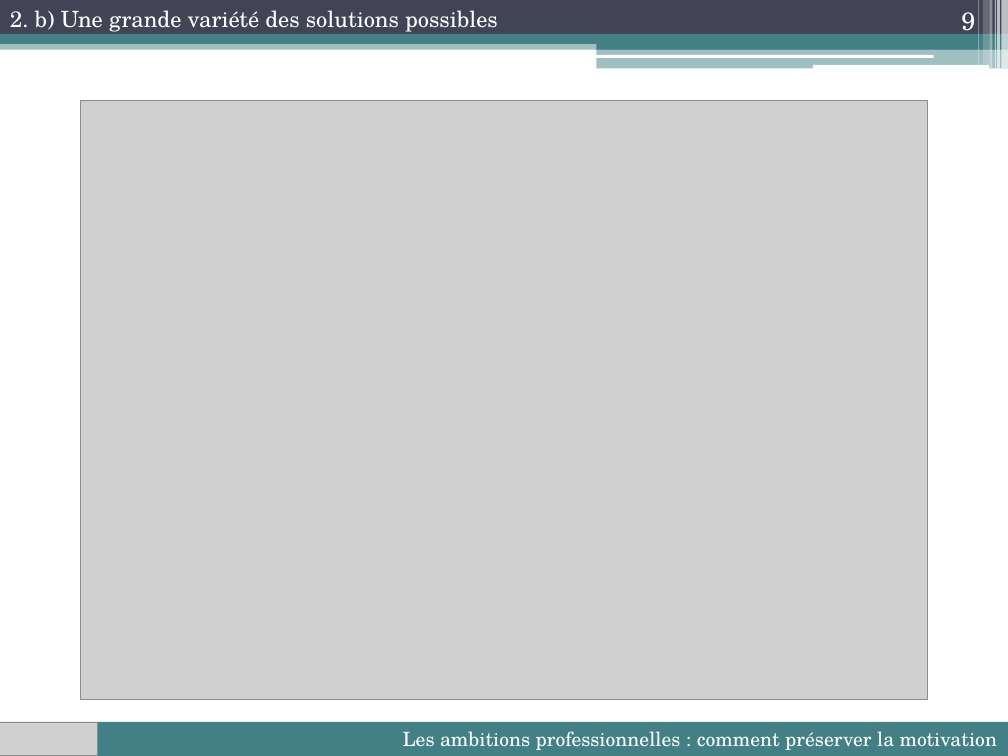
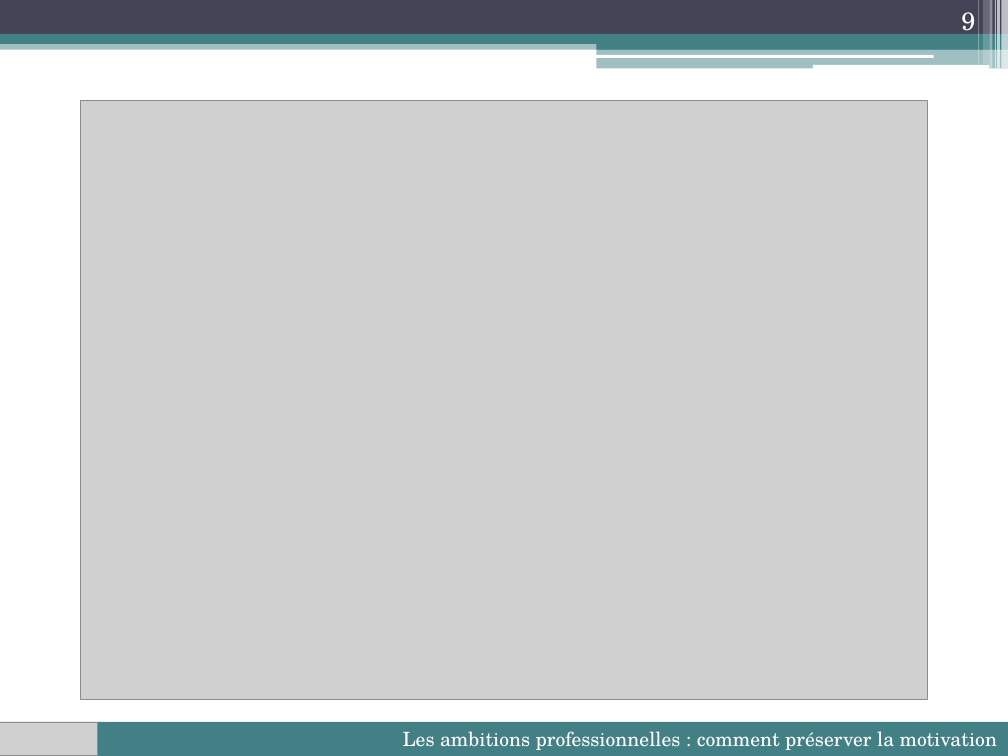
Before and after one commit to lioubouchkin/soutenance, a slide deck: slide 9 of Soutenance.pptx. Drawn at 1008x756 pixels with LibreOffice and Linux fonts; fonts in the diff are those of the drawing; grey boxes stand for pictures. Boxes give left, top, right and bottom in pixels: in the first picture for what was removed or moved away, otherwise in the second. Text is boxed around its words. In the diff, an @@ line names an element or a change of style, - is before the commit and + after.

```diff
--- a/Soutenance.pptx
+++ b/Soutenance.pptx
@@ text removed at (10,10,498,32) @@
-2. b) Une grande variété des solutions possibles
```
Also in this commit, not shown: 15 other slides changed, 1 slide added, 1 other file.
